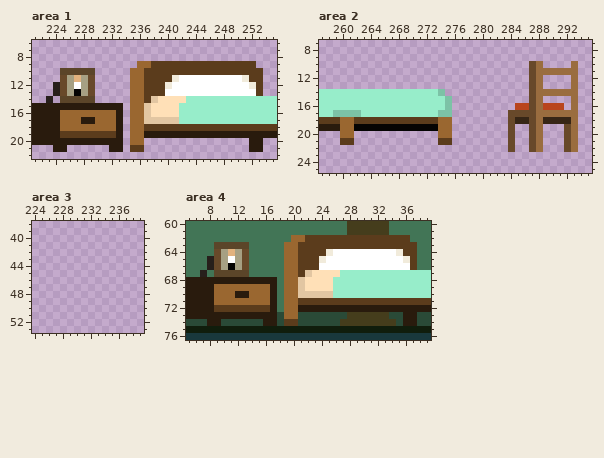
Edited in one commit: pixel-art file (! External Files/sasha bedroom experiment.aseprite). Above: the version before the commit.
376x95 pixels, 1 frame. Colours within 5 levels of each other are drawn and written as one. Shown: area 1: x 221..255, y 6..22; area 2: x 257..295, y 7..25; area 3: x 224..239, y 38..53; area 4: x 5..39, y 60..76. The commit also changed other parts of the picture, which this record leaves out.
The same view after the edit:
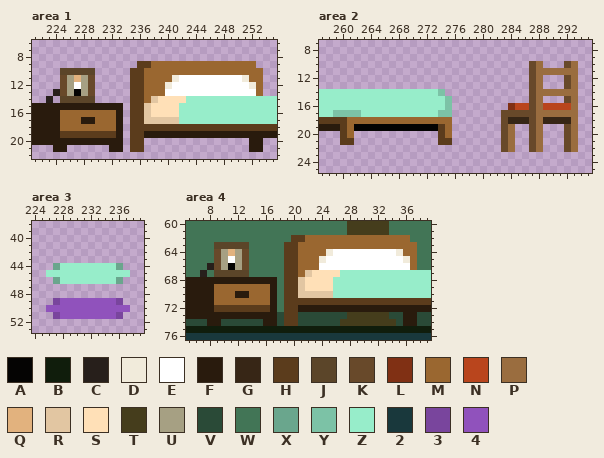
Palette (. is transparent): A #050403  B #101d0c  C #271f1b  D #f1ebdb  E #ffffff  F #291b0d  G #372616  H #5b3c1c  J #5b4529  K #68492a  L #803014  M #9a6730  N #b9451d  P #9a6d3f  Q #e2b27e  R #e2c6a2  S #ffe0b7  T #453d1c  U #a6a083  V #2a4a37  W #427556  X #6aa68d  Y #7cc2a6  Z #97edca  2 #19383c  3 #79459d  4 #9052bc
The exact change:
--- area 1, layer "Foreground/Furniture"
@@ x 221..255 @@
  8 ...................................
- 9 ...............MMHHHHHHHHHHHHHHH...
-10 ....JJJJJ.....MMHHHHHHHHHHHHHHHHH..
-11 ....KUQUK.....MMHHHHDEEEEEEEEEDHH..
-12 ...CKUEUK.....MMHHHDEEEEEEEEEEEDH..
-13 ...CKUAUK.....MMHHHEEEEEEEEEEEEEH..
-14 ..C.JJJJJ.....MMHRSSSSZZZZZZZZZZZZZ
-15 FFFFFFFFFFFFF.MMRSSSSZZZZZZZZZZZZZZ
-16 FFFFMMMMMMMMF.MMRSSSSZZZZZZZZZZZZZZ
-17 FFFFMMMFFMMMF.MMRRRRRZZZZZZZZZZZZZZ
-18 FFFFMMMMMMMMF.MMHHHHHHHHHHHHHHHHHHH
-19 FFFFHHHHHHHHF.MMFFFFFFFFFFFFFFFFFFF
-20 FFFFFFFFFFFFF.MM...............FF..
+ 9 ...............HHMMMMMMMMMMMMMMM...
+10 ....JJJJJ.....HHMMMMMMMMMMMMMMMMM..
+11 ....KUQUK.....HHMMMMDEEEEEEEEEDMM..
+12 ....KUEUK.....HHMMMDEEEEEEEEEEEDM..
+13 ...CKUAUK.....HHMMMEEEEEEEEEEEEEM..
+14 ..C.JJJJJ.....HHMRSSSSZZZZZZZZZZZZZ
+15 FFFFFFFFFFFFF.HHRSSSSZZZZZZZZZZZZZZ
+16 FFFFMMMMMMMMF.HHRSSSSZZZZZZZZZZZZZZ
+17 FFFFMMMFFMMMF.HHRRRRRZZZZZZZZZZZZZZ
+18 FFFFMMMMMMMMF.HHHHHHHHHHHHHHHHHHHHH
+19 FFFFHHHHHHHHF.HHFFFFFFFFFFFFFFFFFFF
+20 FFFFFFFFFFFFF.HH...............FF..
 21 ...FF......FF.HH...............FF..
--- area 2, layer "Foreground/Furniture"
@@ x 257..295 @@
  9 .......................................
-10 ..............................KP....P..
+10 ..............................KP...KP..
 11 ..............................KPPPPPP..
-12 ..............................KP....P..
-13 ..............................KP....P..
+12 ..............................KP...KP..
+13 ..............................KP...KP..
 14 ZZZZZZZZZZZZZZZZZY............KPPPPPP..
-15 ZZZZZZZZZZZZZZZZZZY...........KP....P..
-16 ZZZZZZZZZZZZZZZZZZY.........NNKPNNN.P..
-17 ZZYYYYZZZZZZZZZZZYY........KKKKPPPPPP..
-18 HHHMMHHHHHHHHHHHHMM........KGGKPGGGGP..
-19 FFFMMAAAAAAAAAAAAMM........K..KP...KP..
-20 ...MM............MM........K..KP...KP..
-21 ...HH............HH........K..KP...KP..
-22 ...........................K..KP...KP..
+15 ZZZZZZZZZZZZZZZZZZY...........KP...KP..
+16 ZZZZZZZZZZZZZZZZZZY........LNNKPNNNNP..
+17 ZZYYYYZZZZZZZZZZZYY.......KKKKKPPPPPP..
+18 HHHHMMMMMMMMMMMMMMM.......KGGGKPGGGGP..
+19 FFFHMAAAAAAAAAAAAHM.......KP..KP...KP..
+20 ...HM............HM.......KP..KP...KP..
+21 ...HH............HH.......KP..KP...KP..
+22 ..........................KP..KP...KP..
 23 .......................................
--- area 3, layer "Foreground/Furniture"
@@ x 224..239 @@
 43 ................
-44 ................
-45 ................
-46 ................
+44 ...XZZZZZZZZX...
+45 ..ZZZZZZZZZZZZ..
+46 ...XZZZZZZZZX...
 47 ................
 48 ................
-49 ................
-50 ................
-51 ................
+49 ...3444444443...
+50 ..444444444444..
+51 ...3444444443...
 52 ................
--- area 4, layer "Foreground/Furniture"
@@ x 5..39 @@
 61 WWWWWWWWWWWWWWWWWWWWWWWTTTTTTWWWWWW
-62 WWWWWWWWWWWWWWWMMHHHHHHHHHHHHHHHWWW
-63 WWWWJJJJJWWWWWMMHHHHHHHHHHHHHHHHHWW
-64 WWWWKUQUKWWWWWMMHHHHDEEEEEEEEEDHHWW
-65 WWWCKUEUKWWWWWMMHHHDEEEEEEEEEEEDHWW
-66 WWWCKUAUKWWWWWMMHHHEEEEEEEEEEEEEHWW
-67 WWCWJJJJJWWWWWMMHRSSSSZZZZZZZZZZZZZ
-68 FFFFFFFFFFFFFWMMRSSSSZZZZZZZZZZZZZZ
-69 FFFFMMMMMMMMFWMMRSSSSZZZZZZZZZZZZZZ
-70 FFFFMMMFFMMMFWMMRRRRRZZZZZZZZZZZZZZ
-71 FFFFMMMMMMMMFWMMHHHHHHHHHHHHHHHHHHH
-72 FFFFHHHHHHHHFWMMFFFFFFFFFFFFFFFFFFF
-73 FFFFFFFFFFFFFVMMVVVVVVVTTTTTTVVFFVV
+62 WWWWWWWWWWWWWWWHHMMMMMMMMMMMMMMMWWW
+63 WWWWJJJJJWWWWWHHMMMMMMMMMMMMMMMMMWW
+64 WWWWKUQUKWWWWWHHMMMMDEEEEEEEEEDMMWW
+65 WWWWKUEUKWWWWWHHMMMDEEEEEEEEEEEDMWW
+66 WWWCKUAUKWWWWWHHMMMEEEEEEEEEEEEEMWW
+67 WWCWJJJJJWWWWWHHMRSSSSZZZZZZZZZZZZZ
+68 FFFFFFFFFFFFFWHHRSSSSZZZZZZZZZZZZZZ
+69 FFFFMMMMMMMMFWHHRSSSSZZZZZZZZZZZZZZ
+70 FFFFMMMFFMMMFWHHRRRRRZZZZZZZZZZZZZZ
+71 FFFFMMMMMMMMFWHHHHHHHHHHHHHHHHHHHHH
+72 FFFFHHHHHHHHFWHHFFFFFFFFFFFFFFFFFFF
+73 FFFFFFFFFFFFFVHHVVVVVVVTTTTTTVVFFVV
 74 VVVFFVVVVVVFFVHHVVVVVVTTTTTTTTVFFVV
Pixel boxes of the changes (left, top, right, bottom) in both pictures:
changed: (130, 61, 263, 145)
erased: (53, 82, 60, 89)
added: (564, 61, 571, 110)
changed: (501, 103, 515, 152)
changed: (340, 117, 445, 138)
added: (46, 263, 130, 319)
changed: (284, 235, 417, 319)
changed: (207, 256, 214, 263)
